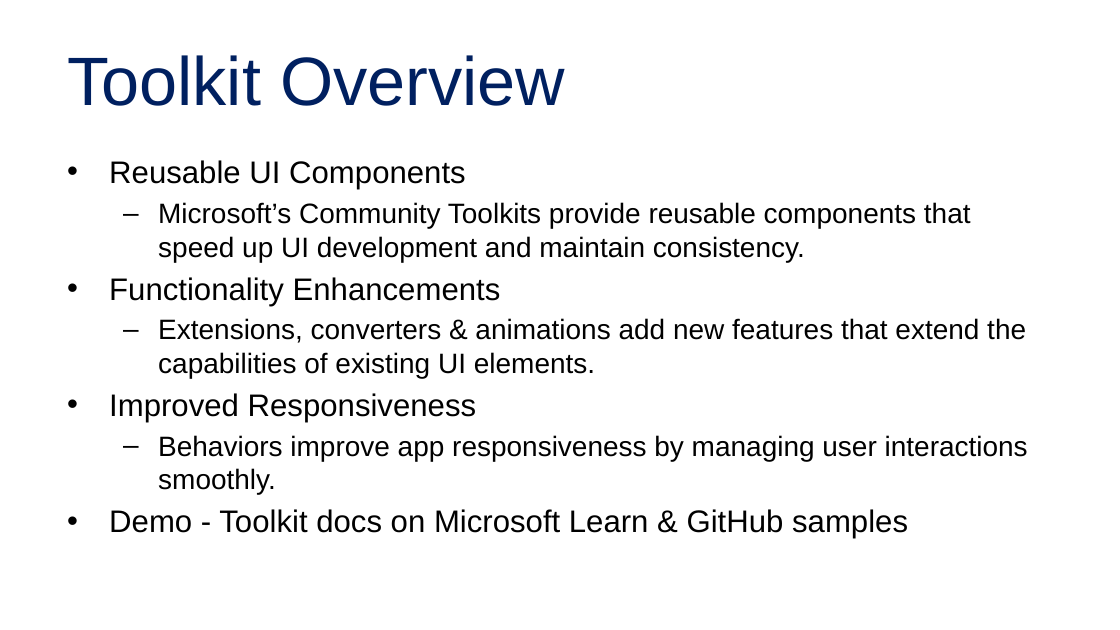
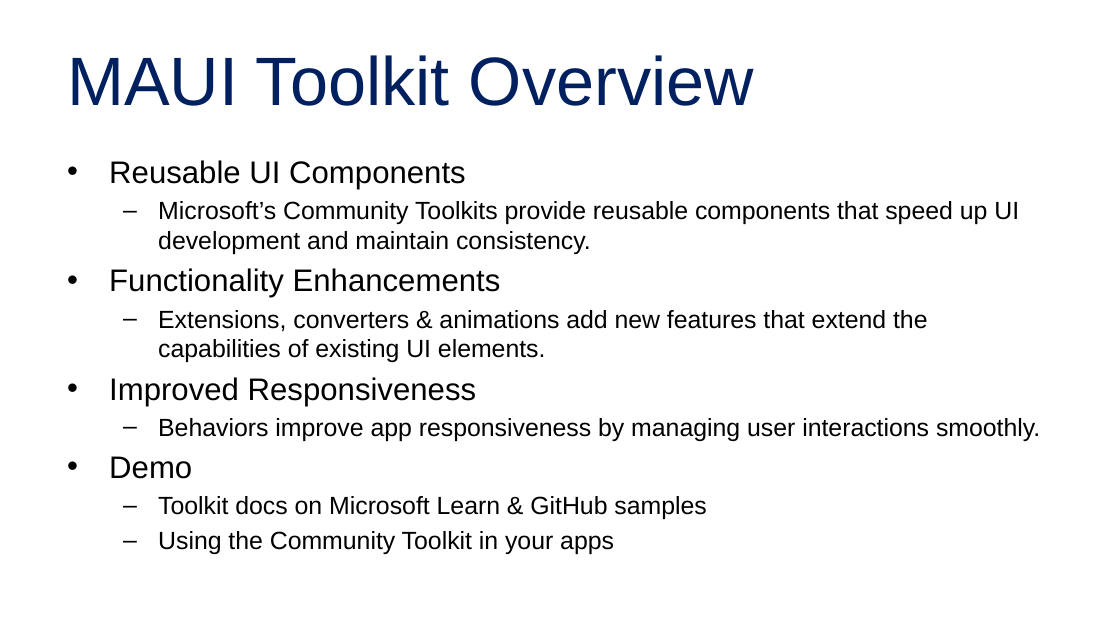
Before and after one commit to alvinashcraft/speaking, a slide deck: slide 12 of 2025/1116_VSLiveOrlando/Maui Toolkit/Create Multi-Platform Apps with .NET.pptx (slide 16 before the commit). Drawn at 1120x630 pixels with LibreOffice and Linux fonts; fonts in the diff are those of the drawing; background and template pictures are left out. Boxes give left, top, right and bottom in pixels: in the first picture for what was removed or moved away, otherwise in the second. Text is boxed around its words. In the diff, an @@ line names an element or a change of style, - is before the commit and + after.

Commit message:
Simplify maui slides for live360 orlando

```diff
--- a/2025/1116_VSLiveOrlando/Maui Toolkit/Create Multi-Platform Apps with .NET.pptx
+++ b/2025/1116_VSLiveOrlando/Maui Toolkit/Create Multi-Platform Apps with .NET.pptx
@@ title at [67,55,754,106]: text changed @@
-Toolkit Overview
+MAUI Toolkit Overview
@@ text at [158,201,1040,441]: size 18 to 16 pt in "Microsoft’s Community Toolkits provide reusable components t ...", "Extensions, converters & animations add new features ...", "Behaviors improve app responsiveness by managing user ..." @@
@@ text at [109,456,706,554]: text changed; size 20 to 16 pt @@
-• Demo - Toolkit docs on Microsoft Learn & GitHub samples
+• Demo
+  – Toolkit docs on Microsoft Learn & GitHub samples
+  – Using the Community Toolkit in your apps
```
Also in this commit, not shown: 9 other slides changed, 12 slides removed.
